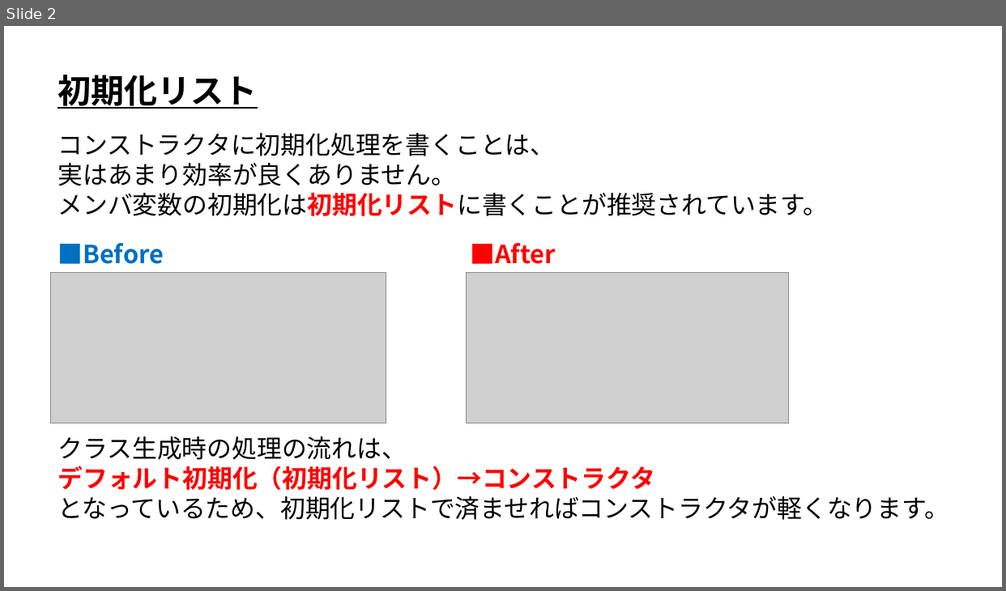
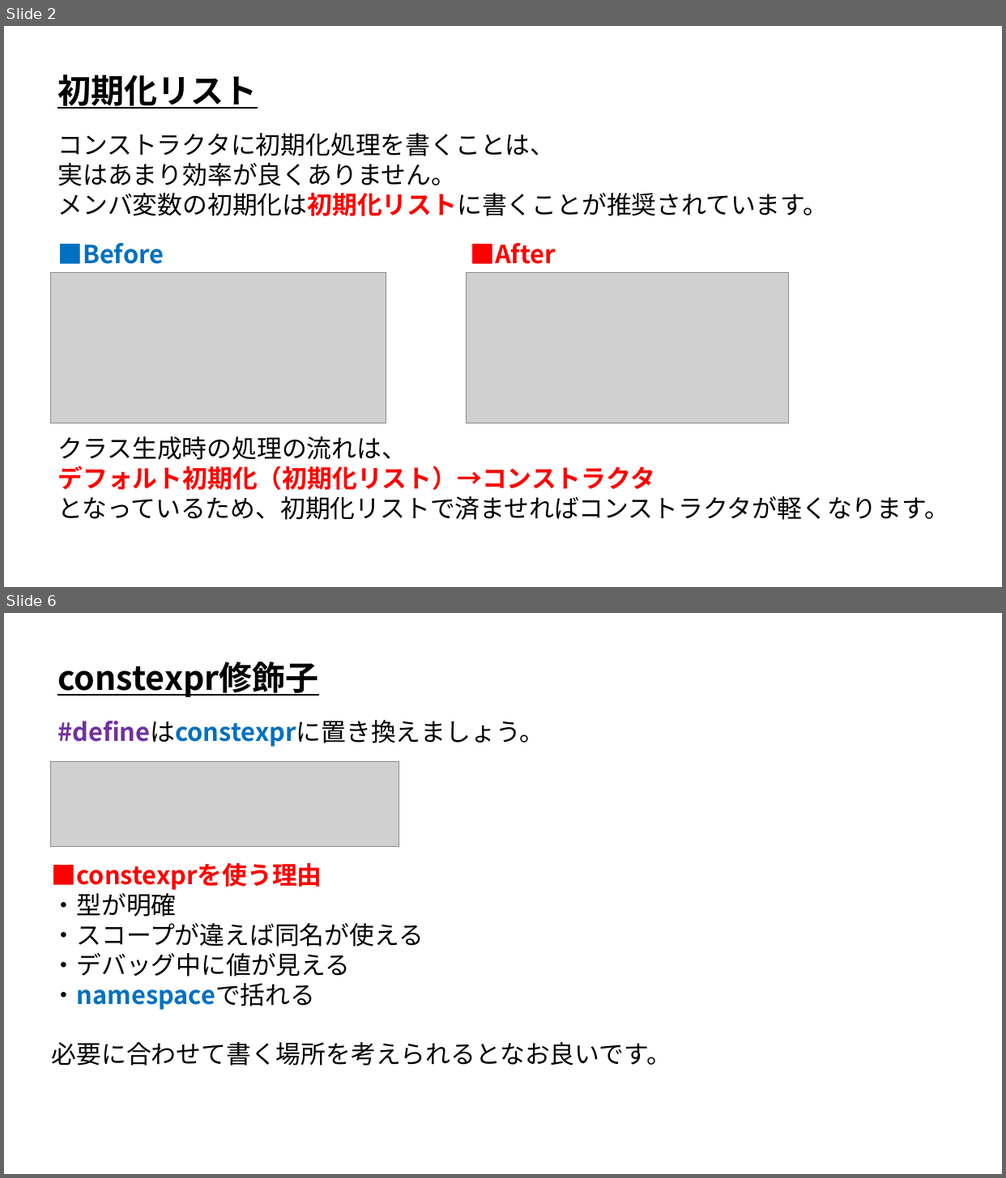
Before and after one commit to ArakiYusuke-Ohara/Textbook, a slide deck: ゲーム科2年/01_後期/キャリアデザインⅢ/コードの質を上げる.pptx. Shown one above the other, each under a label of ours: slide 2 before the commit, slides 2 and 6 after it; the slides between them are not shown. The pictures are 1006x591 and 1006x1178 pixels, drawn with LibreOffice and Linux fonts; fonts in the diff are those of the drawing; grey boxes stand for pictures. Boxes give left, top, right and bottom in pixels: in the first picture for what was removed or moved away, otherwise in the second. Text is boxed around its words. In the diff, an @@ line names an element or a change of style, - is before the commit and + after.

```diff
--- a/ゲーム科2年/01_後期/キャリアデザインⅢ/コードの質を上げる.pptx
+++ b/ゲーム科2年/01_後期/キャリアデザインⅢ/コードの質を上げる.pptx
@@ slide 6 added at (x1=4, y1=613, x2=1002, y2=1174), background #FFFFFF @@
@@ text added at (x1=57, y1=662, x2=318, y2=697), 32 pt, text #000000, bold, underline @@
+constexpr修飾子
@@ text added at (x1=57, y1=720, x2=543, y2=747), 24 pt, text #000000, bold @@
+#defineはconstexprに置き換えましょう。
@@ picture added at (x1=50, y1=762, x2=399, y2=847) @@
@@ text added at (x1=52, y1=863, x2=671, y2=1066), 24 pt, text #000000 @@
+■constexprを使う理由
+・型が明確
+・スコープが違えば同名が使える
+・デバッグ中に値が見える
+・namespaceで括れる
+必要に合わせて書く場所を考えられるとなお良いです。
```
Also in this commit, not shown: 1 slide changed, 4 other slides added.
